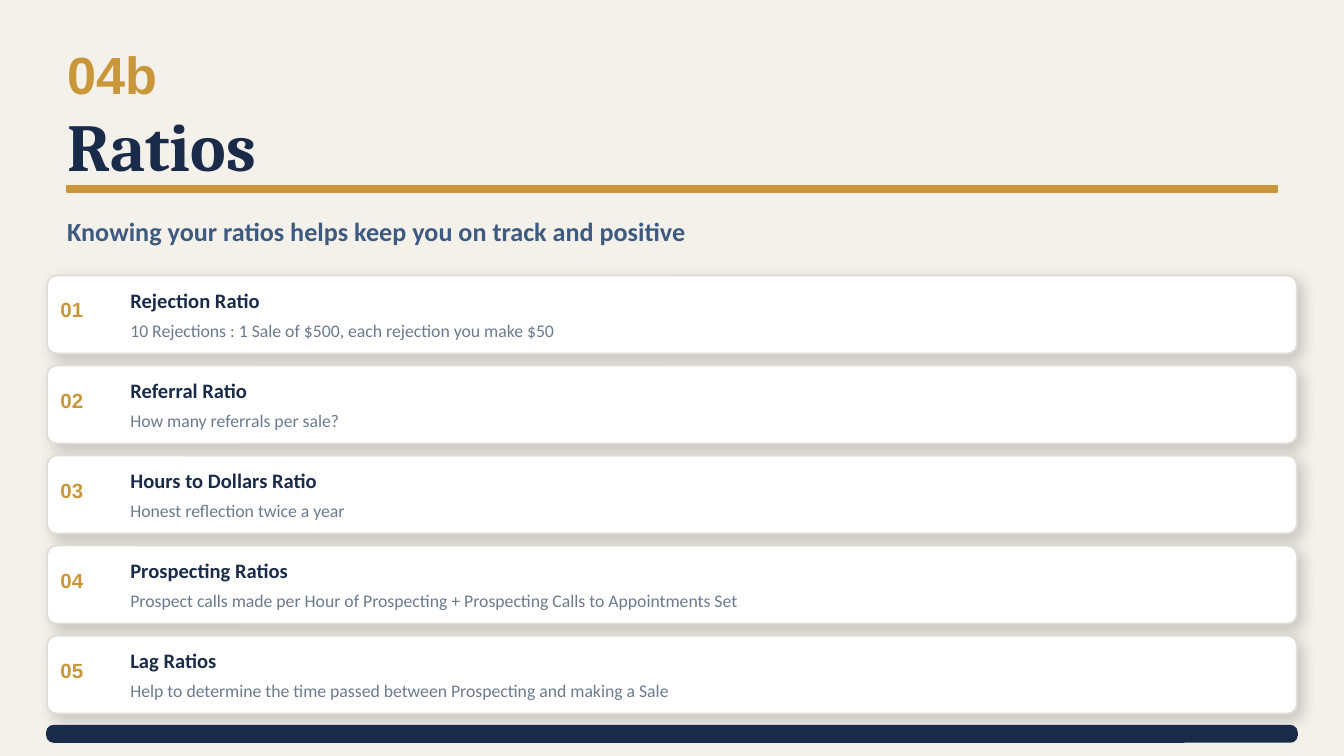
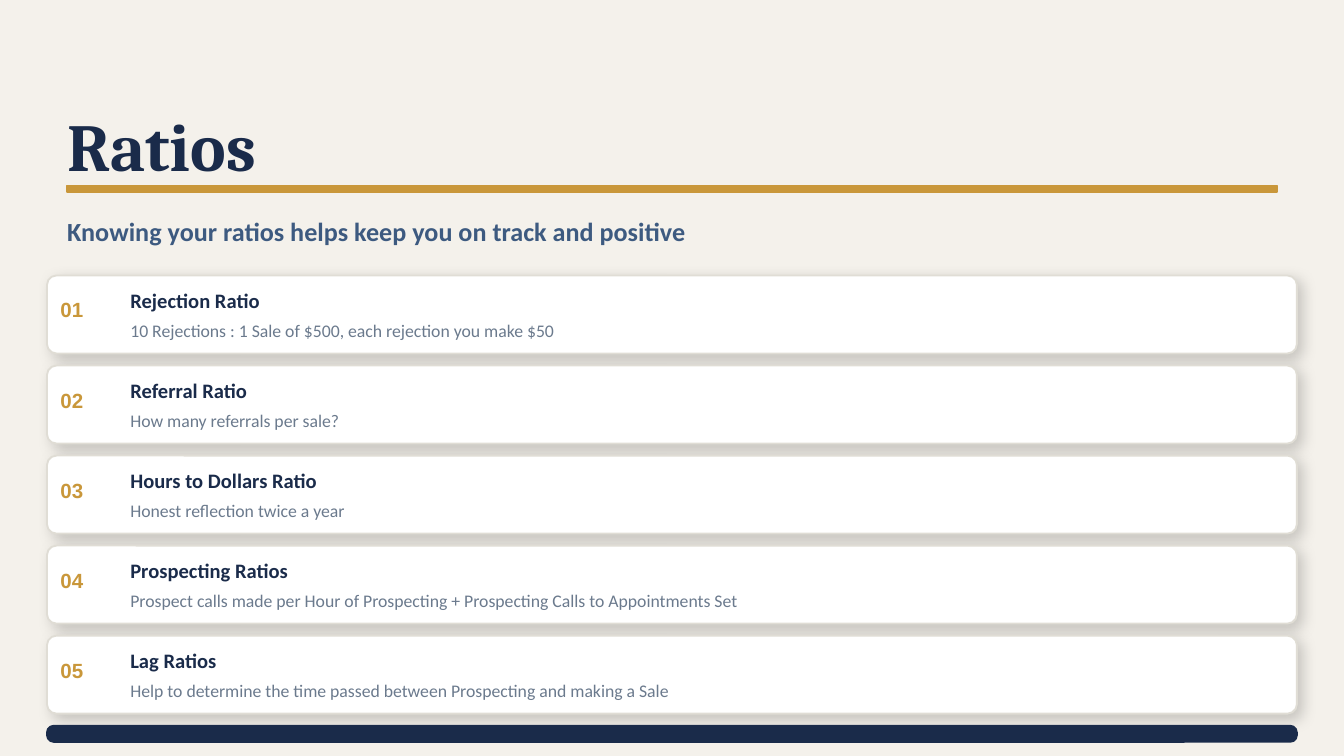
Before and after one commit to DHAINES24/sales-intern-hub, a slide deck: slide 9 of sales_presentation_final [Autosaved] (1).pptx (slide 11 before the commit). Drawn at 1344x756 pixels with LibreOffice and Linux fonts; fonts in the diff are those of the drawing. Boxes give left, top, right and bottom in pixels: in the first picture for what was removed or moved away, otherwise in the second. Text is boxed around its words. In the diff, an @@ line names an element or a change of style, - is before the commit and + after.

```diff
--- a/sales_presentation_final [Autosaved] (1).pptx
+++ b/sales_presentation_final [Autosaved] (1).pptx
@@ text removed at bbox=[67, 56, 157, 95] @@
-04b
```
Also in this commit, not shown: 12 other slides changed, 2 slides added, 3 slides removed, 3 other files.
